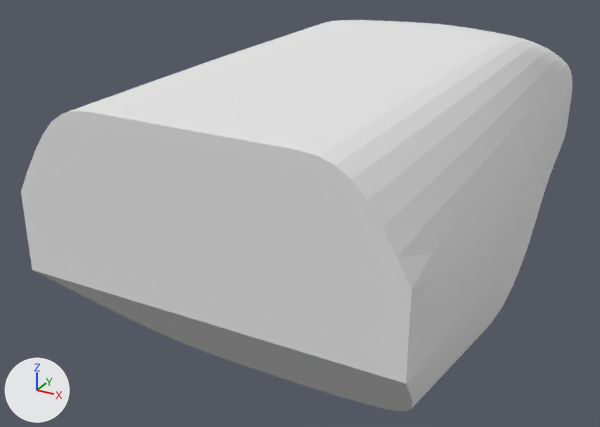
One commit to the Blender file BlenderFiles/RightHand/BrunelRightFinger.blend: the scene before it, then after it.
One viewpoint serves both versions: a camera (50 mm lens) standing at (17.6, 22.1, 17.3) and looking at (-4.8, 62.9, -3.0). The axes (+X, +Y, +Z) are drawn at lower left. The lights are the same throughout. The same objects are shown in both versions, whatever each file hides.

The first picture shows 'Distal Phalanx'.
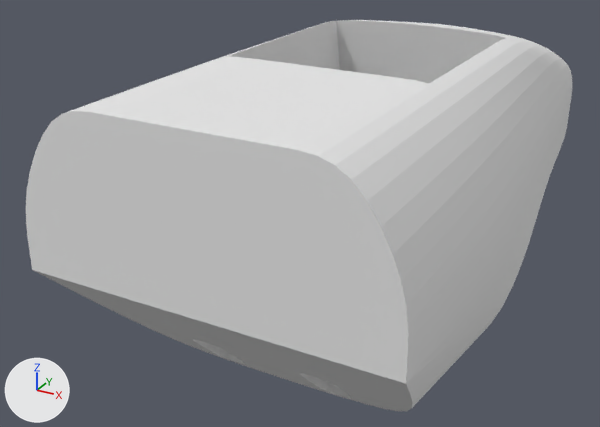
Commit message: First version of new tendon attachment in Brunel

Not drawn themselves, but carrying or shaping drawn objects: ob_slot, ob_boolean_new_tendon_channels, ob_slot_add, ob_bolt_hole_add, ob_bolt_hole.

Changed parts and their boxes (x1, y1, x2, y2) in the pictures (600 x 427 px):
'Distal Phalanx', reshaped, modifiers changed
    before: (21, 20, 572, 411)
    after: (26, 20, 572, 411)

What changed in the scene script:
```text
Change me_top_cover_distal_003:
    used by ob_distal_phalanx_target; parent = ob_handle_1st_finger; location = (0.0, 0.0, 0.0)
    remove me_top_cover_distal_003.from_pydata(...)  # 78 vertices, 67 faces, 1 loose edge; spans x 0.0..9.3, y 45.5..88.6, z -8.5..8.0
    add me_top_cover_distal_003.from_pydata(...)  # 78 vertices, 67 faces; spans x 0.0..8.8, y 46.0..88.1, z -8.0..7.5
    me_top_cover_distal_003 part 1: the whole mesh is rebuilt
Change me_top_cover_distal_002:
    where me_top_cover_distal_002.from_pydata(...)  # 123 vertices, 107 faces, 1 loose edge; spans x 0.0..9.3, y 45.5..88.6, z -8.5..8.0
    used by ob_distal_phalanx; parent = ob_handle_1st_finger; location = (0.0, 0.0, 0.0)
    verts and faces of me_top_cover_distal_002; kept vertices keep their numbers, new ones are numbered from 123
    me_top_cover_distal_002 part 2
    add delete_edges([(8, 25)])
Change ob_distal_phalanx:
    add _m = ob_distal_phalanx.modifiers.new('Boolean', 'BOOLEAN')
    add _m.object = ob_bolt_hole_add
    add _m.operation = 'UNION'
    add _m.solver = 'FLOAT'
    add _m = ob_distal_phalanx.modifiers.new('Boolean.001', 'BOOLEAN')
    add _m.object = ob_slot_add
    add _m.operation = 'UNION'
    add _m.solver = 'FLOAT'
    add _m = ob_distal_phalanx.modifiers.new('Boolean.002', 'BOOLEAN')
    add _m.object = ob_bolt_hole
    add _m.solver = 'FLOAT'
    add _m = ob_distal_phalanx.modifiers.new('Boolean.003', 'BOOLEAN')
    add _m.object = ob_slot
    add _m.solver = 'FLOAT'
    add _m = ob_distal_phalanx.modifiers.new('Boolean.004', 'BOOLEAN')
    add _m.object = ob_boolean_ligament_001
    add _m.solver = 'FLOAT'
    add _m = ob_distal_phalanx.modifiers.new('Boolean.005', 'BOOLEAN')
    add _m.object = ob_boolean_new_tendon_channels
    add _m.solver = 'FLOAT'
Add ob_bolt_hole:
    ob_bolt_hole = bpy.data.objects.new('Bolt hole', me_cylinder_001)  # 64 vertices, 50 faces; spans x -2.8..2.8, y -3.8..1.8, z -26.5..6.5; in mat_boolean_difference (red #ff0000)
    ob_bolt_hole.location = (0.0, 85.55, 2.169)
    ob_bolt_hole.rotation_euler = (-1.396, 0.0, 0.0)  # degrees (-80, 0, 0)
Add ob_bolt_hole_add:
    ob_bolt_hole_add = bpy.data.objects.new('Bolt hole add', me_cylinder_001)  # 64 vertices, 50 faces; spans x -2.8..2.8, y -3.8..1.8, z -26.5..6.5; in mat_boolean_difference (red #ff0000); modifiers SOLIDIFY, BOOLEAN
    ob_bolt_hole_add.location = (0.0, 85.55, 2.169)
    ob_bolt_hole_add.rotation_euler = (-1.396, 0.0, 0.0)  # degrees (-80, 0, 0)
Add ob_boolean_new_tendon_channels:
    ob_boolean_new_tendon_channels = bpy.data.objects.new('BOOLEAN New Tendon channels', me_boolean_tendon_channels_distal_001)  # 64 vertices, 50 faces; spans x 2.0..4.0, y 48.15..60.18, z -8.57..0.66; in mat_boolean_difference (red #ff0000); modifiers MIRROR
    ob_boolean_new_tendon_channels.parent = ob_handle_1st_finger
    ob_boolean_new_tendon_channels.location = (0.0, 0.0, 0.0)
Add ob_slot:
    ob_slot = bpy.data.objects.new('Slot', me_cube_004)  # 26 vertices, 24 faces; spans x -1.1..9.6, y -6.4..10.6, z 0.9..14.9; in mat_boolean_difference (red #ff0000)
    ob_slot.location = (-4.25, 64.65, -3.274)
    ob_slot.rotation_euler = (0.175, 0.0, 0.0)  # degrees (10, 0, 0)
Add ob_slot_add:
    ob_slot_add = bpy.data.objects.new('Slot add', me_cube_004)  # 26 vertices, 24 faces; spans x -1.1..9.6, y -6.4..10.6, z 0.9..14.9; in mat_boolean_difference (red #ff0000); modifiers SOLIDIFY, BOOLEAN
    ob_slot_add.location = (-4.25, 64.65, -3.274)
    ob_slot_add.rotation_euler = (0.175, 0.0, 0.0)  # degrees (10, 0, 0)
```
